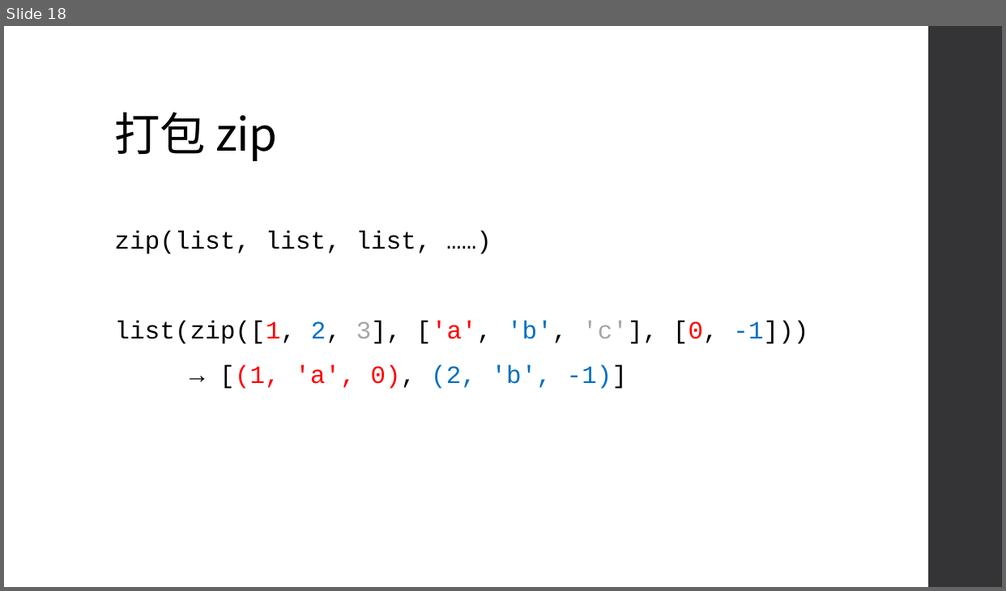
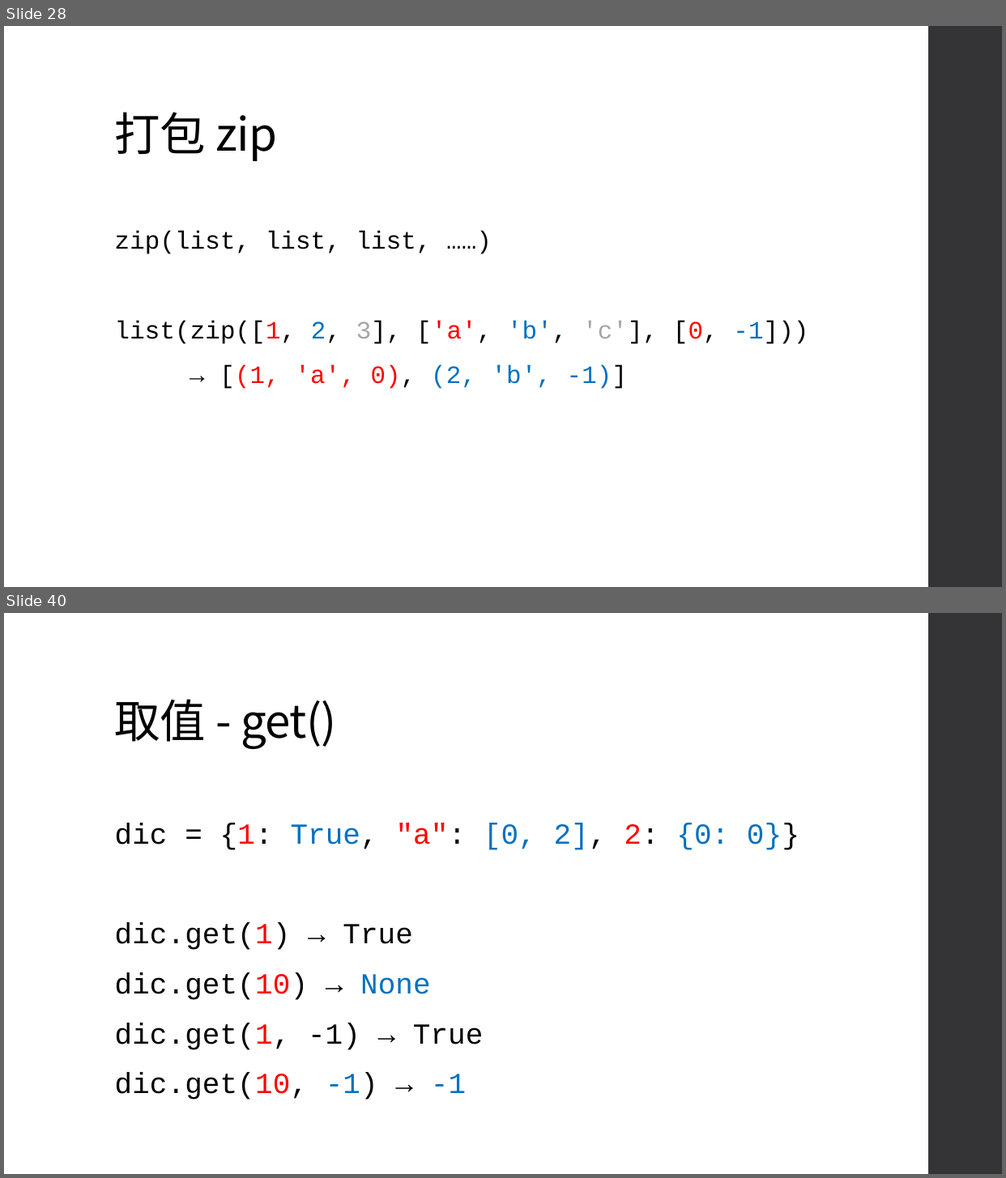
Before and after one commit to an920107/ServiceLearning, a slide deck: Class 5.pptx. Shown one above the other, each under a label of ours: slide 18 before the commit, slides 28 and 40 after it; the slides between them are not shown. The pictures are 1006x591 and 1006x1178 pixels, drawn with LibreOffice and Linux fonts; fonts in the diff are those of the drawing. Boxes give left, top, right and bottom in pixels: in the first picture for what was removed or moved away, otherwise in the second. Text is boxed around its words. In the diff, an @@ line names an element or a change of style, - is before the commit and + after.

```diff
--- a/Class 5.pptx
+++ b/Class 5.pptx
@@ slide 40 added at [4,613,1002,1174], background #FFFFFF; not listed: 1 template element that a slide beside it also shows @@
@@ title added at [115,699,337,749], 44 pt, text #000000 @@
+取值 - get()
@@ text added at [115,824,799,1100], 28 pt, text #000000 @@
+dic = {1: True, "a": [0, 2], 2: {0: 0}}
+dic.get(1) → True
+dic.get(10) → None
+dic.get(1, -1) → True
+dic.get(10, -1) → -1
@@ what was slide 18 is now slide 28 @@
```
Also in this commit, not shown: 1 slide changed, 29 other slides added.
